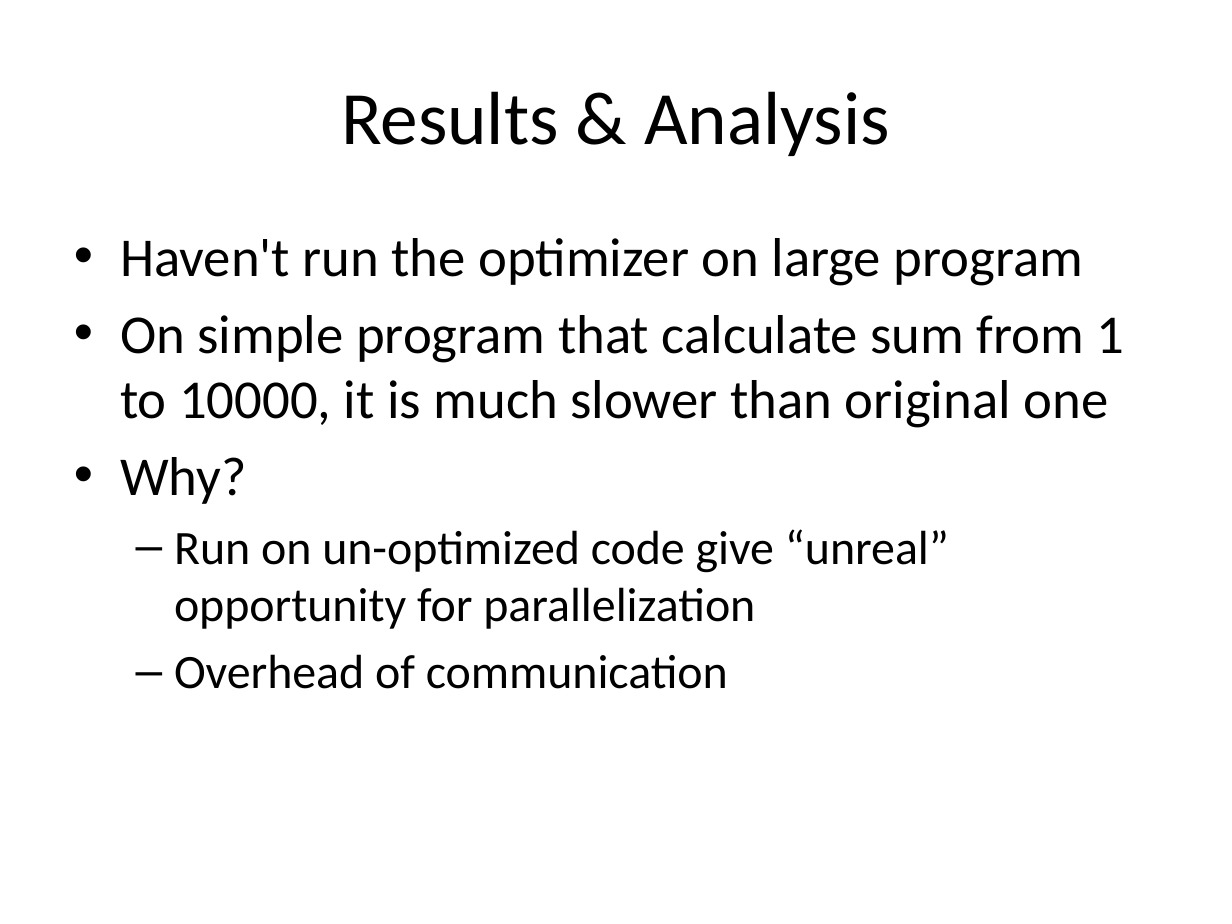
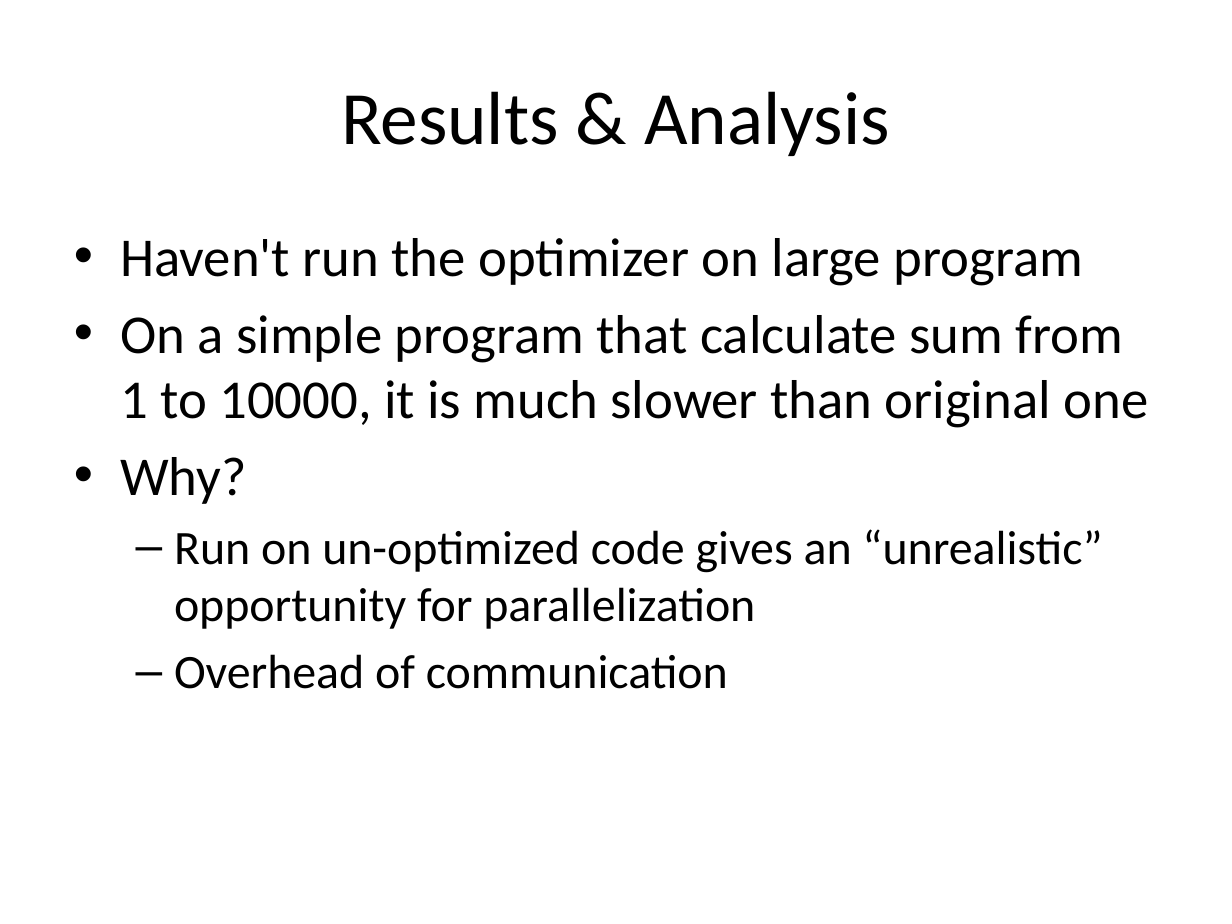
Before and after one commit to djsutherland/dswp-plus, a slide deck: slide 7 of doc/15745poster.pptx. Drawn at 1232x924 pixels with LibreOffice and Linux fonts; fonts in the diff are those of the drawing. Boxes give left, top, right and bottom in pixels: in the first picture for what was removed or moved away, otherwise in the second. Text is boxed around its words. In the diff, an @@ line names an element or a change of style, - is before the commit and + after.

```diff
--- a/doc/15745poster.pptx
+++ b/doc/15745poster.pptx
@@ text at [120,315,1148,428]: text changed @@
-• On simple program that calculate sum from 1 to 10000, it is much slower than original one
+• On a simple program that calculate sum from 1 to 10000, it is much slower than original one
@@ text at [174,529,1102,629]: text changed @@
-  – Run on un-optimized code give “unreal” opportunity for parallelization
+  – Run on un-optimized code gives an “unrealistic” opportunity for parallelization
```
Also in this commit, not shown: 2 other files.
